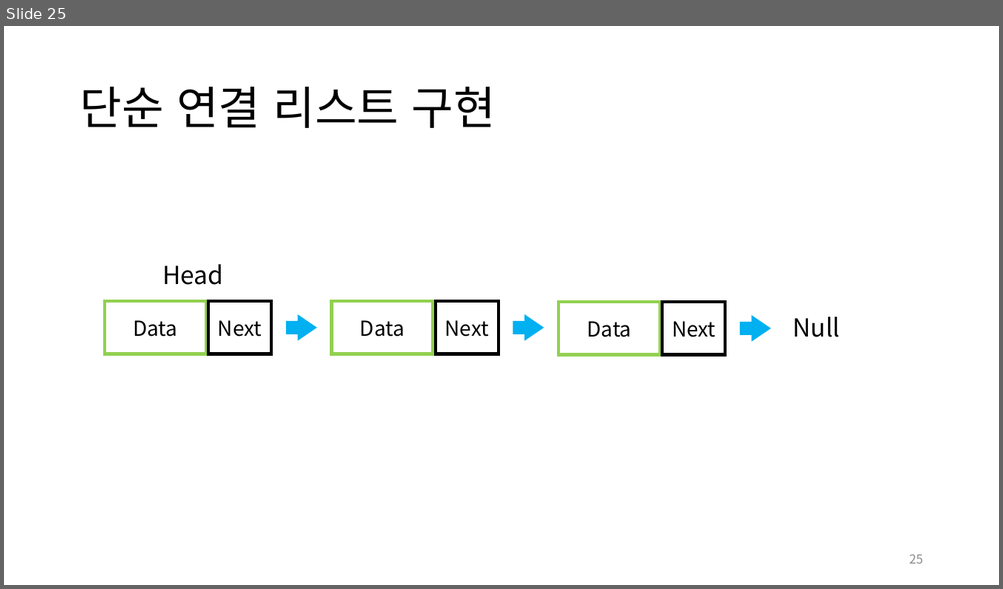
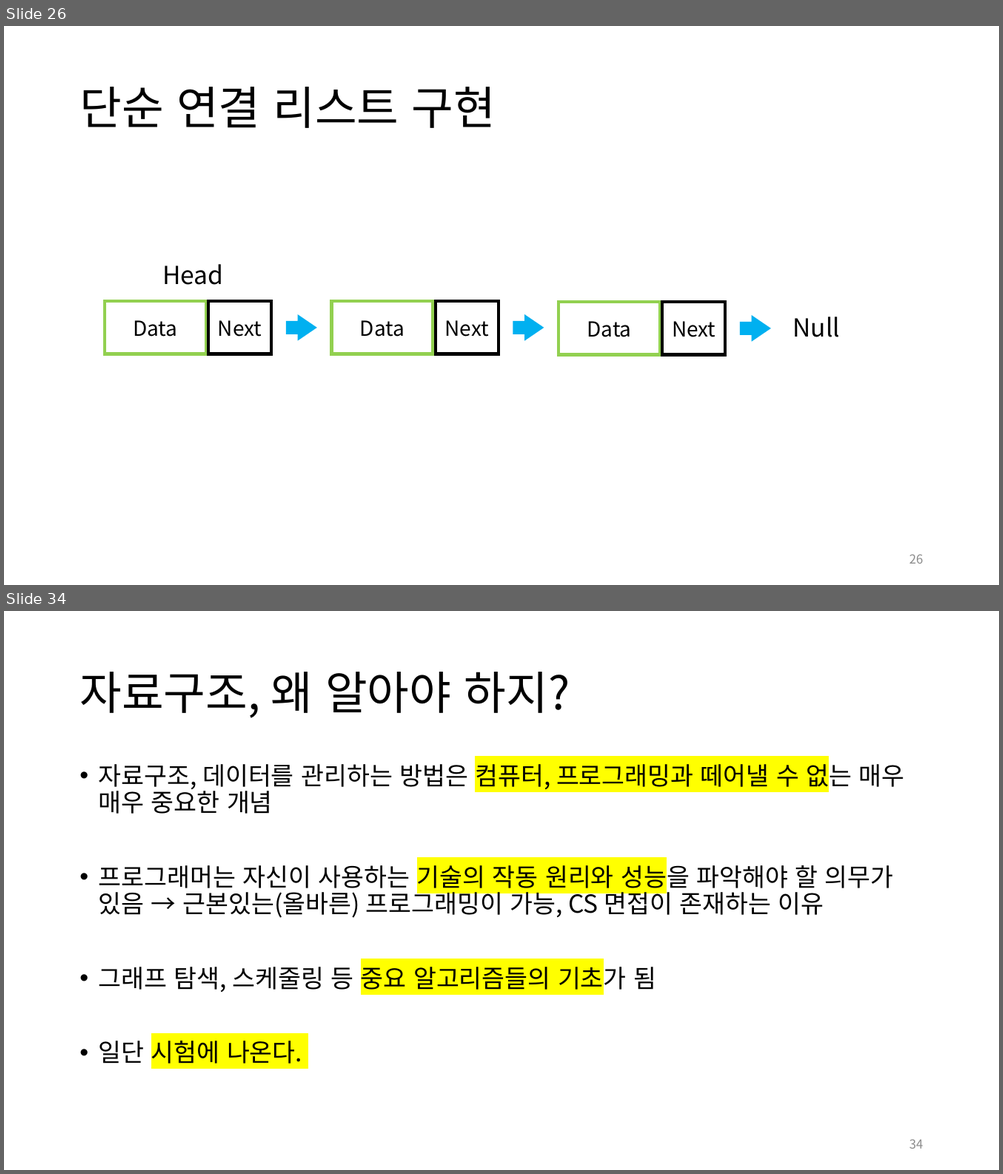
Before and after one commit to jm-kor-00/Seed_23-2nd, a slide deck: 1st/2학기_씨앗_1회.pptx. Shown one above the other, each under a label of ours: slide 25 before the commit, slides 26 and 34 after it; the slides between them are not shown. The pictures are 1003x589 and 1003x1174 pixels, drawn with LibreOffice and Linux fonts; fonts in the diff are those of the drawing. Boxes give left, top, right and bottom in pixels: in the first picture for what was removed or moved away, otherwise in the second. Text is boxed around its words. In the diff, an @@ line names an element or a change of style, - is before the commit and + after.

```diff
--- a/1st/2학기_씨앗_1회.pptx
+++ b/1st/2학기_씨앗_1회.pptx
@@ slide 34 added at [4,611,999,1170], background #FFFFFF @@
@@ title added at [79,672,569,718], 44 pt, text #000000 @@
+자료구조, 왜 알아야 하지?
@@ text added at [99,759,905,1064], 24 pt, text #000000 @@
+• 자료구조, 데이터를 관리하는 방법은 컴퓨터, 프로그래밍과 떼어낼 수 없는 매우 매우 중요한 개념
+• 프로그래머는 자신이 사용하는 기술의 작동 원리와 성능을 파악해야 할 의무가 있음 → 근본있는(올바른) 프로그래밍이 가능, CS 면접이 존재하는 이유
+• 그래프 탐색, 스케줄링 등 중요 알고리즘들의 기초가 됨
+• 일단 시험에 나온다.
@@ page number added at [909,1139,923,1149], 12 pt, text #8C8C8C @@
+34
@@ what was slide 25 is now slide 26 @@
@@ page number at [909,554,923,564]: text changed @@
-25
+26
```
Also in this commit, not shown: 4 slides changed, 8 other slides added, 2 other files.
